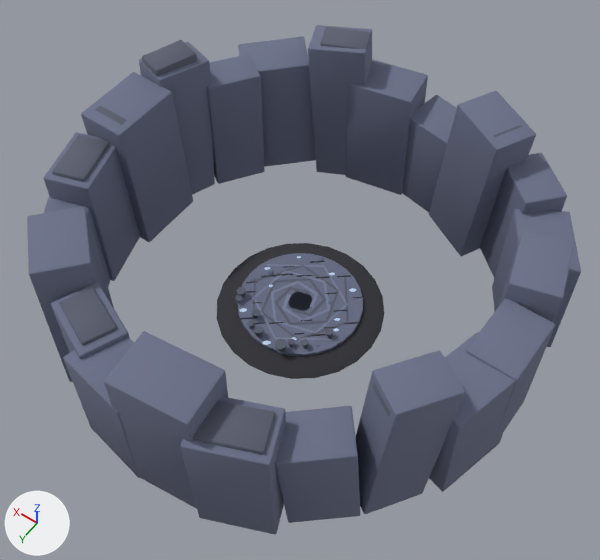
One commit to the glTF model game/assets/3d/env/gale_serpent.glb: the scene before it, then after it.
The view is the same before and after, from a camera (50 mm lens) standing at (-27.5, 38.6, 63.9) and looking at (-1.2, 1.8, 6.0). Arrows for +X, +Y and +Z are at lower left; the lights stay in place. The first picture is the older version. Vertices at exactly the same position are counted once.

The older version as bpy lines, for what is in view:
```python
me_cone = bpy.data.meshes.new('Cone')
me_cone.from_pydata(...)  # 3251 vertices, 5906 faces; spans x -22.4..22.2, y -22.6..22.4, z -0.9..16.4
me_cone.materials.append(mat_colormap)  # picture img_colormap
ob_galeserpentground = bpy.data.objects.new('GaleSerpentGround', me_cone)
ob_galeserpentground.location = (0.0, 0.0, 0.0)
```
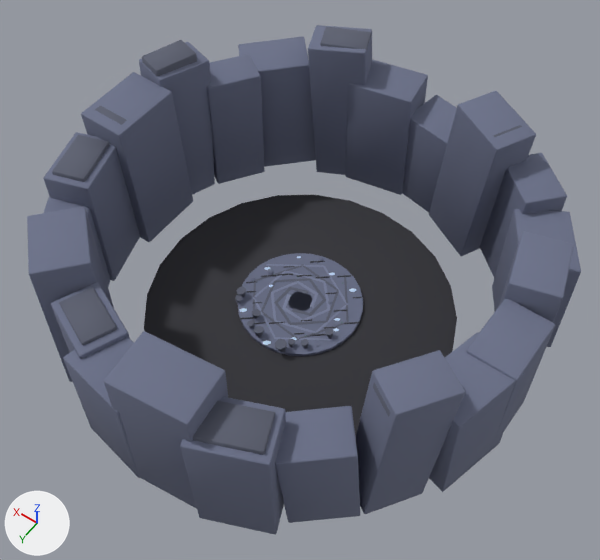
Scene script edits in JSON lines:
```json
{"block": "me_cone", "where": "me_cone.from_pydata(...)  # 3251 vertices, 5906 faces; spans x -22.4..22.2, y -22.6..22.4, z -0.9..16.4"}
{"block": "me_cone", "where": "# used by ob_galeserpentground; location = (0.0, 0.0, 0.0)"}
{"block": "me_cone", "change": "me_cone part 1: the loose piece of 48 vertices spanning x -8.1..8.1, y -8.1..8.1, z -0.9..-0.4 is scaled about its middle by (1.85, 1.85, 1)"}
```

Pixel boxes (x1, y1, x2, y2) of what changed, in the pictures (600 x 560 px; the box of a moved part takes in the faces that stretch with it):
```json
{"part": 1, "of": "me_cone", "change": "moved or reshaped", "before": [217, 243, 384, 379], "after": [144, 194, 457, 437]}
```
